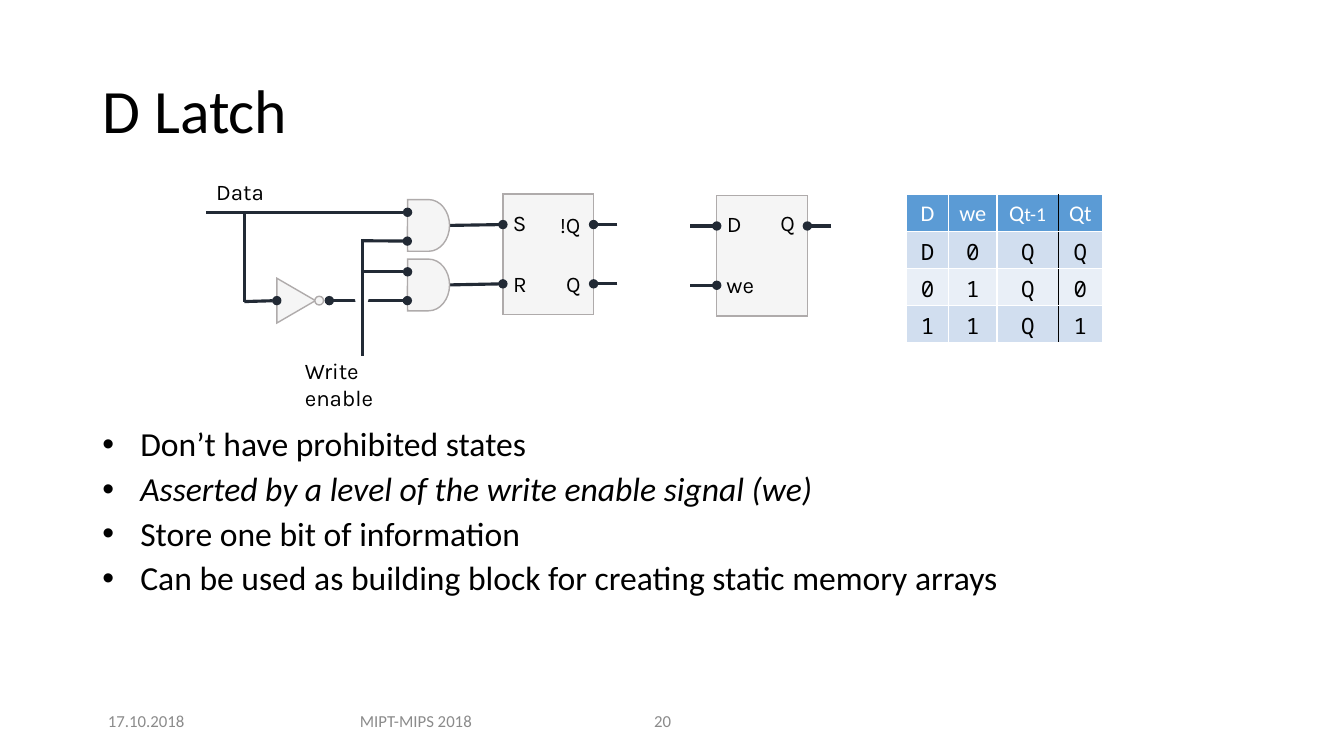
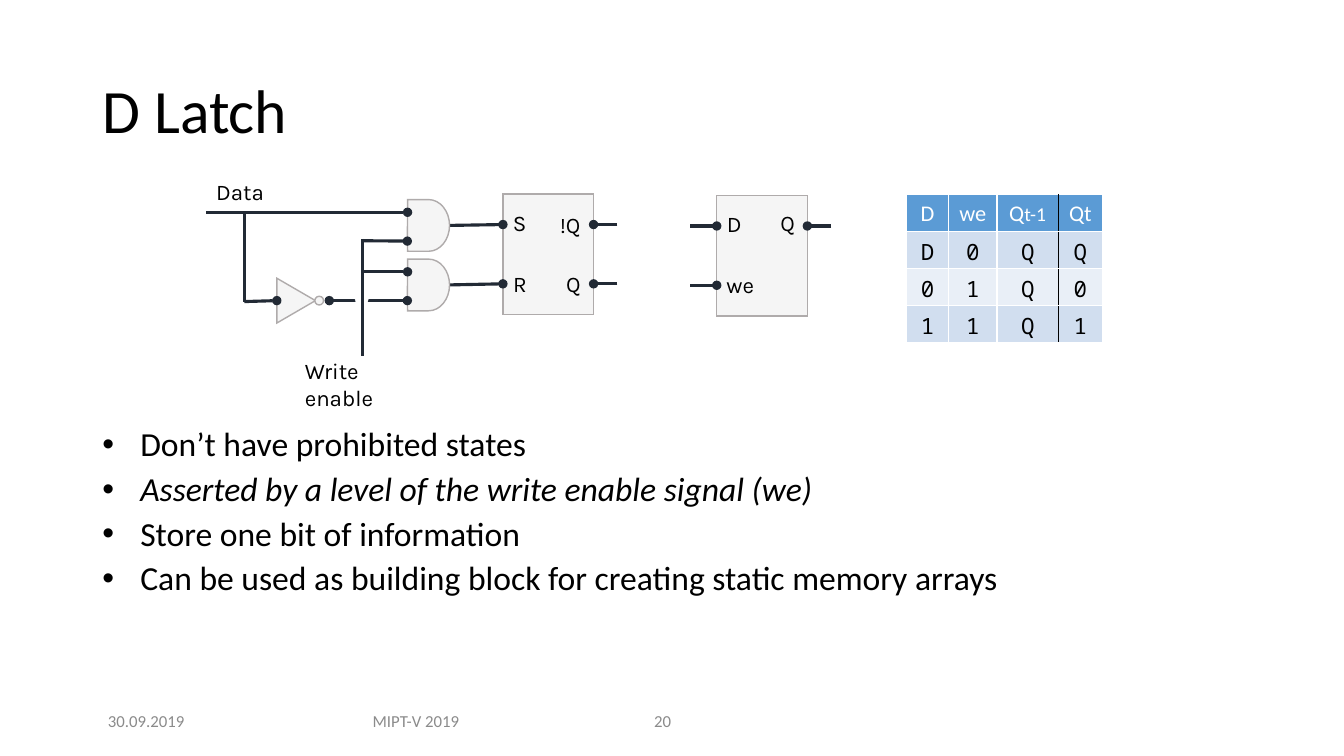
Before and after one commit to MIPT-ILab/ca-lectures, a slide deck: slide 20 of mipt-mips/2019/L3/Lecture 3 - Combinational & Sequential Circuits - NO AUDIO.pptx. Drawn at 1344x756 pixels with LibreOffice and Linux fonts; fonts in the diff are those of the drawing; background and template pictures are left out. Boxes give left, top, right and bottom in pixels: in the first picture for what was removed or moved away, otherwise in the second. Text is boxed around its words. In the diff, an @@ line names an element or a change of style, - is before the commit and + after.

```diff
--- a/mipt-mips/2019/L3/Lecture 3 - Combinational & Sequential Circuits - NO AUDIO.pptx
+++ b/mipt-mips/2019/L3/Lecture 3 - Combinational & Sequential Circuits - NO AUDIO.pptx
@@ text at [108, 716, 184, 727]: text changed @@
-17.10.2018
+30.09.2019
@@ text at [373, 716, 459, 727]: text changed @@
-MIPT-MIPS 2018
+MIPT-V 2019
```
Also in this commit, not shown: 18 other slides changed, 3 other files.
